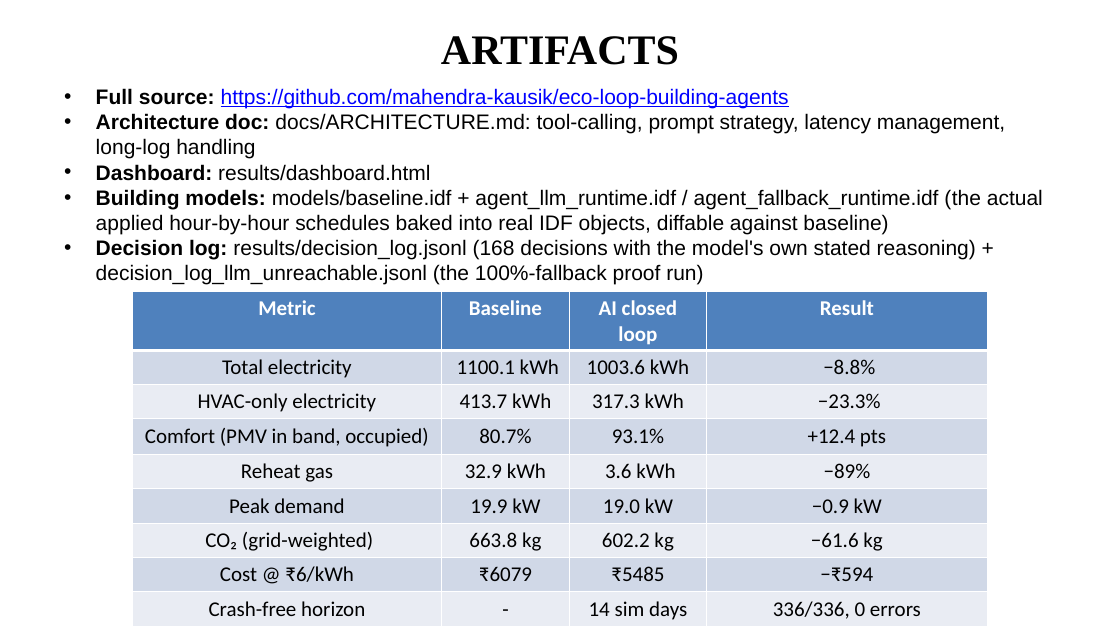
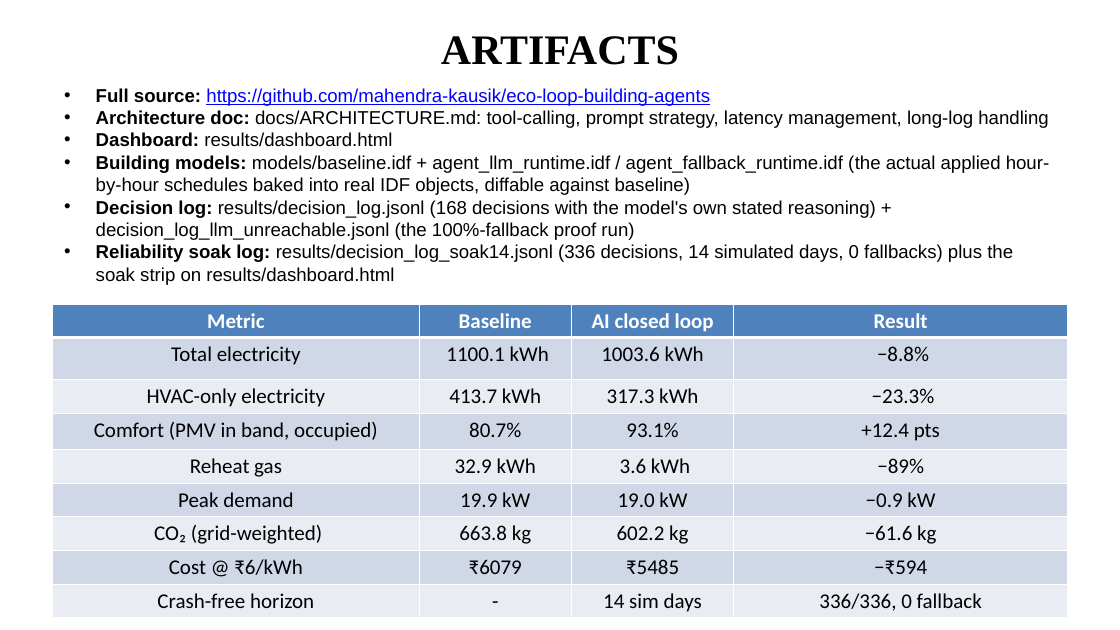
Before and after one commit to mahendra-kausik/eco-loop-building-agents, a slide deck: slide 5 of docs/Eco-Loop_Idea_Submission.pptx. Drawn at 1120x630 pixels with LibreOffice and Linux fonts; fonts in the diff are those of the drawing. Boxes give left, top, right and bottom in pixels: in the first picture for what was removed or moved away, otherwise in the second. Text is boxed around its words. In the diff, an @@ line names an element or a change of style, - is before the commit and + after.

Commit message:
Updated docs+cleaning up files

```diff
--- a/docs/Eco-Loop_Idea_Submission.pptx
+++ b/docs/Eco-Loop_Idea_Submission.pptx
@@ text at [96,88,1049,240]: size 18 to 16 pt in "Full source: https://github.com/mahendra-kausik/eco-loop-bui ...", "Architecture doc: docs/ARCHITECTURE.md: tool-calling, prompt ...", "Dashboard: results/dashboard.html", "Building models: models/baseline.idf + agent_llm_runtime.idf ..." and 1 more places @@
@@ text at [96,244,1013,285]: paragraph added @@
+• Reliability soak log: results/decision_log_soak14.jsonl (336 decisions, 14 simulated days, 0 fallbacks) plus the soak strip on results/dashboard.html
@@ table at [52,304,1068,618] @@
-row 9, column 4: 336/336, 0 errors
+row 9, column 4: 336/336, 0 fallback
@@ table: place and size @@
-table at [133,292,987,627]
+table at [52,304,1068,618]
```
Also in this commit, not shown: 4 other slides changed, 9 other files.
